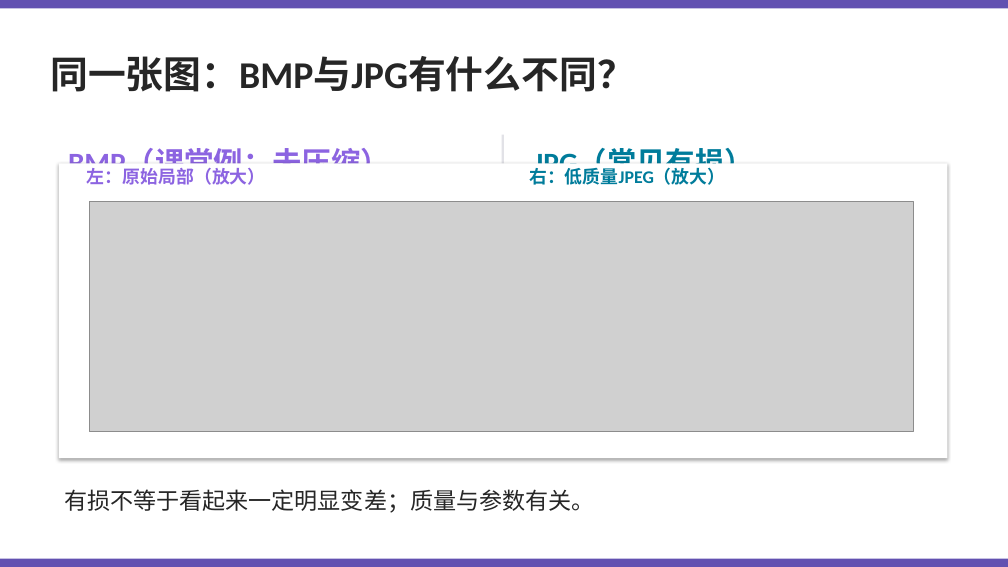
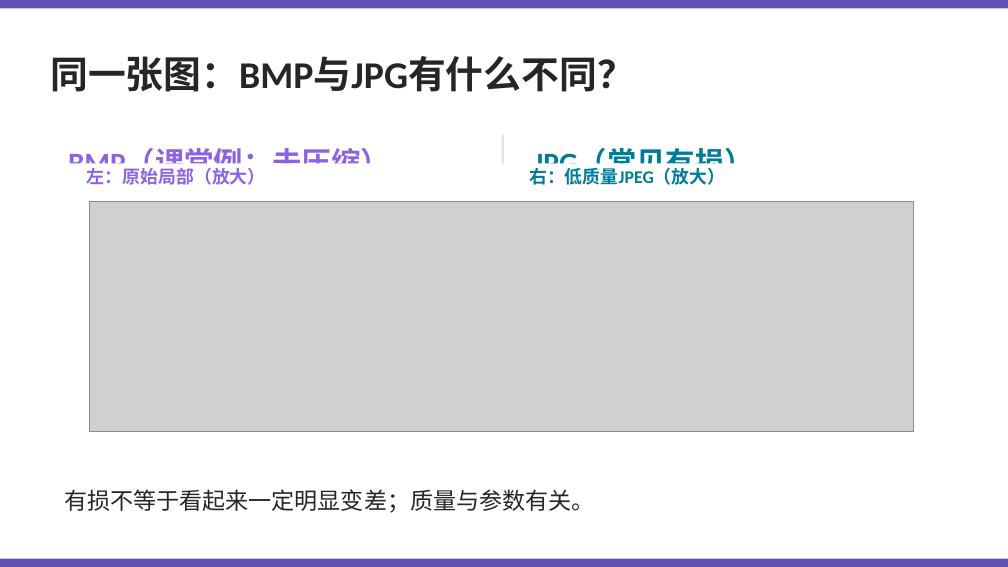
Before and after one commit to Kunonepeng/shtick, a slide deck: slide 66 of 1-2-encoding/1-2-3-audio-encoding-v2/1-2-3-audio-encoding-v8.5.gpt.pptx. Drawn at 1008x567 pixels with LibreOffice and Linux fonts; fonts in the diff are those of the drawing; grey boxes stand for pictures. Boxes give left, top, right and bottom in pixels: in the first picture for what was removed or moved away, otherwise in the second. Text is boxed around its words. In the diff, an @@ line names an element or a change of style, - is before the commit and + after.

```diff
--- a/1-2-encoding/1-2-3-audio-encoding-v2/1-2-3-audio-encoding-v8.5.gpt.pptx
+++ b/1-2-encoding/1-2-3-audio-encoding-v2/1-2-3-audio-encoding-v8.5.gpt.pptx
@@ rectangle at (x1=59, y1=163, x2=948, y2=458): shadow off @@
```
Also in this commit, not shown: 3 other slides changed, 12 other files.
